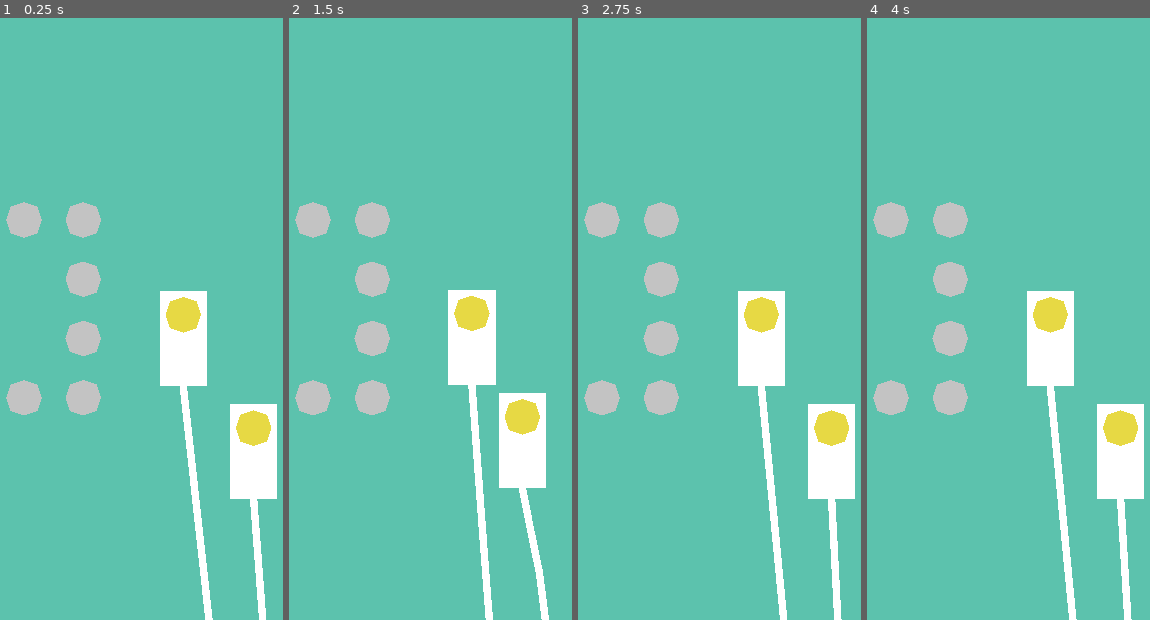
Above: before the commit, frames 1-4 (left to right).
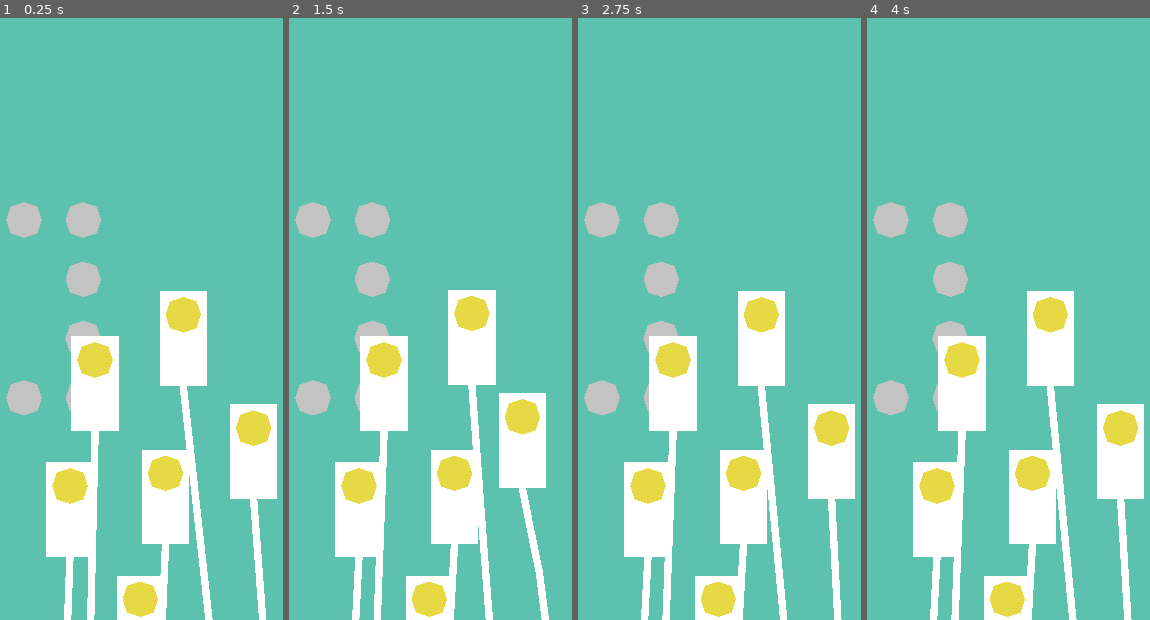
Above: after the commit, the same moments.

Repository: unSAME-Studio/ProjectOutlet
Game: Godot game, scene res://scenes/Main.tscn
The game is run twice, just before and just after one commit, with the same random seed, the same clock (stepped at 60 frames per second) and the same inputs.
Inputs (mouse positions are in pixels of both pictures, inside the frame that each line leads up to):
- Up to frame 1 (0.25 s): no input
- Up to frame 2 (1.5 s): drag from (472, 337) to (393, 42) at 0.52 s; drag from (543, 451) to (467, 319) at 1.27 s
- Up to frame 3 (2.75 s): move the mouse to (682, 42) at 2.02 s; press the mouse at (682, 42) at 2.03 s
- Up to frame 4 (4 s): release the mouse at (971, 42) at 2.75 s; drag from (outside the picture) to (1121, 451) at 2.77 s; tap Enter at 3.5 s; move the mouse to (1130, 337) at 3.52 s; press the mouse at (1130, 337) at 3.53 s

The runs differ from the first frame. In frame 1, 10% of the frame differs, in the area x 16-67%, y 52-100%; in frame 2, 10%; in frame 3, 10%; in frame 4, 10%.

Commit message:
Working Rotation

Diff:
--- a/objects/Plug.gd
+++ b/objects/Plug.gd
@@ -8,6 +8,9 @@
 
 var head_position = Vector2(0, 0)
 var size = Vector2(1, 2)
+
+#var rotation_matrix = [Vector2(1, 1), Vector2(1, -1), Vector2(1, 1), Vector2(1, -1)]
+var direction = 0
 
 
 # drag and drop code adapted from Youtube
@@ -92,12 +95,21 @@
 
 
 func spin():
+	direction += 1
+	if direction >= 4:
+		direction = 0
+
+	print("!! current direction %d" % [direction])
+
+	# do the magic number flipping thingy
+	if not direction % 2 == 0:
+		size.y *= -1
+
 	# swap size x and y
 	var temp_size = size
 	size.x = temp_size.y
 	size.y = temp_size.x
 
-	# move head position
-	#head_position = size - Vector2(1,1)
+	print(size)
 
 	set_rotation(get_rotation() + PI / 2)
--- a/scenes/Main.tscn
+++ b/scenes/Main.tscn
@@ -25,3 +25,15 @@
 
 [node name="Plug2" parent="Node2D" instance=ExtResource( 1 )]
 position = Vector2( 310, 281 )
+
+[node name="Plug3" parent="Node2D" instance=ExtResource( 1 )]
+position = Vector2( 96, 189 )
+
+[node name="Plug4" parent="Node2D" instance=ExtResource( 1 )]
+position = Vector2( 191, 342 )
+
+[node name="Plug5" parent="Node2D" instance=ExtResource( 1 )]
+position = Vector2( 62, 359 )
+
+[node name="Plug6" parent="Node2D" instance=ExtResource( 1 )]
+position = Vector2( 157, 512 )
